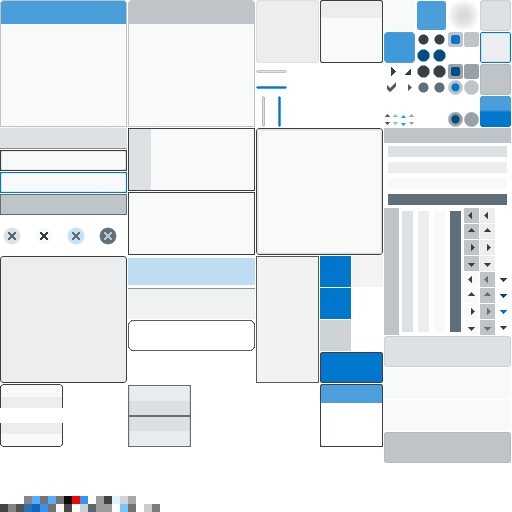
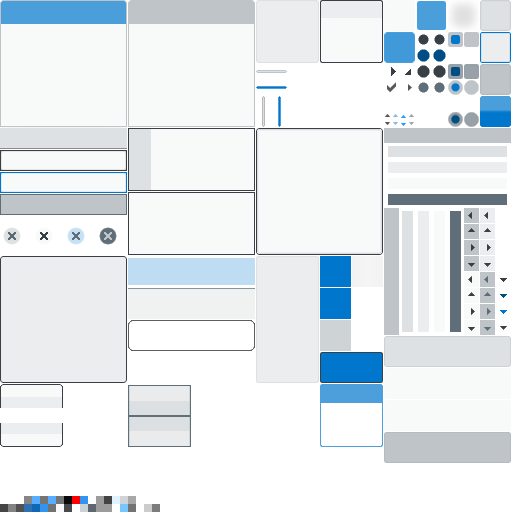
Layer changes from the first (512, 512) image to the second:
removed layer "List Panel" over bbox(256, 256, 319, 383)
painted on "CategoryList" over bbox(320, 384, 383, 447)
painted on "DefaultSkin.png" over bbox(256, 0, 479, 383)
